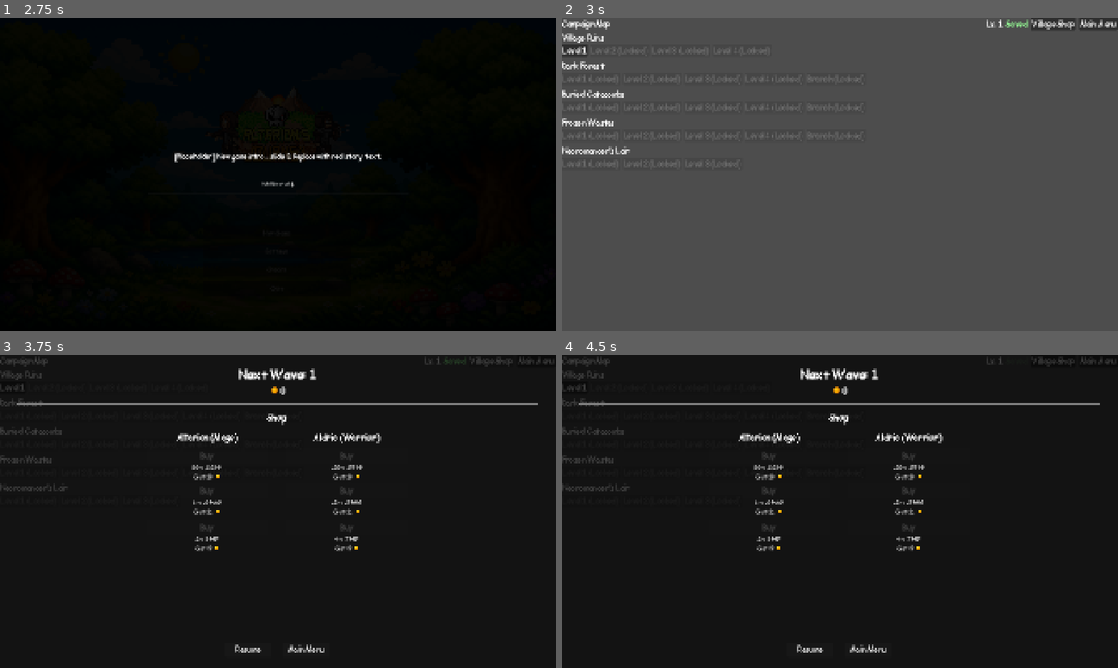
Above: before the commit, frames 1-4 (two rows, left to right).
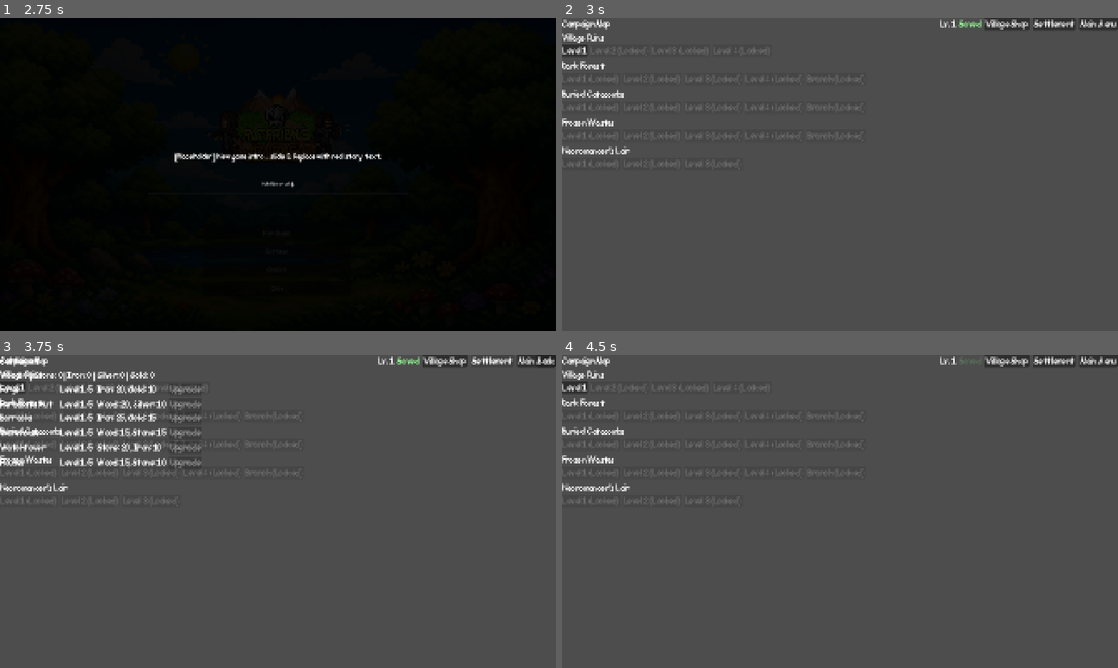
Above: after the commit, the same moments.

Repository: geniussjack/AlJourney
Game: Godot game, scene res://Scenes/UI/MainMenu.tscn
Same seed, same stepped clock (60 frames per second), same inputs: the game is played once before the commit and once after it.
Inputs (mouse positions are in pixels of both pictures, inside the frame that each line leads up to):
- Up to frame 1 (2.75 s): click "New Game" at 0.5 s; click "New Game" at 1.25 s; click "New Game" at 2 s
- Up to frame 2 (3 s): click "Settings" at 2.75 s
- Up to frame 3 (3.75 s): click (494, 361) at 3.5 s, where only the run after the commit has a clickable "Settlement"
- Up to frame 4 (4.5 s): click (1106, 361) at 4.25 s, where only the run after the commit has a clickable "Back"

Frame 1 is identical in both runs. In frame 2, 0.5% of the frame differs, in the area x 68-93%, y 0-4%; in frame 3, 99%; in frame 4, 99%, in the area x 0-100%, y 0-100%.

Commit message:
feat(settlement): add the buildings framework and Settlement screen
Second step of design document section 9. Stacks on the strategic
resource economy from #18 (this branch is based on
feat/settlement/strategic-resources, not develop directly, since the
buildings genuinely depend on that foundation — merge #18 first, or
merge this one, which includes it).

- BuildingData/BuildingDatabase: the 6 buildings agreed for v1
  (Forge/Herbalist/Barracks/Warehouse/Wall/Houses), each with a level
  cap and a per-level resource upgrade cost (linear scaling —
  placeholder balance, not final)
- SaveData.building_levels, persisted like everything else; buildings
  start at level 1 (already exist in basic form) rather than unbuilt
- GameStateManager.upgrade_building() spends the resources atomically
  via spend_strategic_resources() and raises the level on success
- new Settlement screen (built in code, like CampaignMapScene/ShopUI)
  listing every building's level, upgrade cost and an upgrade button;
  reachable from a new button on the campaign map

Diff:
--- a/Data/Languages/translations.csv
+++ b/Data/Languages/translations.csv
@@ -61,7 +61,24 @@
 UI_MAP_LOCKED,Locked,Заблокировано
 UI_MAP_COMPLETED,Completed,Пройдено
 UI_MAP_SHOP,Village Shop,Магазин поселения
+UI_MAP_SETTLEMENT,Settlement,Поселение
 UI_MAP_MAIN_MENU,Main Menu,В главное меню
+BUILDING_FORGE,Forge,Кузница
+BUILDING_HERBALIST,Herbalist's Hut,Травный домик
+BUILDING_BARRACKS,Barracks,Казарма
+BUILDING_WAREHOUSE,Warehouse,Склад
+BUILDING_WALL,Watchtower,Дозорная вышка
+BUILDING_HOUSES,Houses,Дома
+UI_SETTLEMENT_TITLE,Settlement,Поселение
+UI_SETTLEMENT_LEVEL,Level,Уровень
+UI_SETTLEMENT_MAX_LEVEL,Max Level,Макс. уровень
+UI_SETTLEMENT_UPGRADE,Upgrade,Улучшить
+UI_SETTLEMENT_BACK,Back,Назад
+STRATEGIC_RESOURCE_WOOD,Wood,Дерево
+STRATEGIC_RESOURCE_STONE,Stone,Камень
+STRATEGIC_RESOURCE_IRON,Iron,Железо
+STRATEGIC_RESOURCE_SILVER,Silver,Серебро
+STRATEGIC_RESOURCE_GOLD,Gold,Золото
 UI_MAP_SAVED,Saved,Сохранено
 UI_MAP_SAVE_FAILED,Save failed,Не удалось сохранить
 UI_PAUSE_SAVE,Save Game,Сохранить
--- /dev/null
+++ b/Scenes/UI/SettlementScene.tscn
@@ -0,0 +1,14 @@
+[gd_scene load_steps=3 format=3]
+
+[ext_resource type="Script" path="res://Scripts/UI/settlement_ui.gd" id="1_script"]
+[ext_resource type="Theme" path="res://Resources/Themes/game_theme.tres" id="2_theme"]
+
+[node name="SettlementScene" type="Control"]
+layout_mode = 3
+anchors_preset = 15
+anchor_right = 1.0
+anchor_bottom = 1.0
+grow_horizontal = 2
+grow_vertical = 2
+theme = ExtResource("2_theme")
+script = ExtResource("1_script")
--- /dev/null
+++ b/Scripts/Data/building_data.gd
@@ -0,0 +1,41 @@
+class_name BuildingData
+extends RefCounted
+## Data structure representing a settlement building's static definition
+## (see design document, section 9). Every building is tied to a concrete
+## gameplay mechanic — there are no purely decorative buildings.
+
+## The building's type.
+var type: GameEnums.BuildingType
+## Localization key for the building's display name.
+var name_key: String
+## The highest level this building can be upgraded to.
+var max_level: int
+## Strategic resource cost to upgrade from level 1 to level 2. Scales
+## linearly per level beyond that — see get_upgrade_cost(). Placeholder
+## balance, not final.
+var base_upgrade_cost: Dictionary[GameEnums.StrategicResource, int]
+
+## Builds a building definition from its type, name, level cap and base
+## upgrade cost.
+func _init(
+	type: GameEnums.BuildingType,
+	name_key: String,
+	max_level: int,
+	base_upgrade_cost: Dictionary[GameEnums.StrategicResource, int],
+) -> void:
+	self.type = type
+	self.name_key = name_key
+	self.max_level = max_level
+	self.base_upgrade_cost = base_upgrade_cost
+
+## Computes the resource cost to upgrade from the given current level to
+## the next one. Scales linearly with the current level — a placeholder
+## curve, not final balance. Returns an empty cost at or above max_level.
+func get_upgrade_cost(current_level: int) -> Dictionary[GameEnums.StrategicResource, int]:
+	if current_level >= max_level:
+		return {}
+
+	var scaled: Dictionary[GameEnums.StrategicResource, int] = {}
+	for resource: GameEnums.StrategicResource in base_upgrade_cost.keys():
+		scaled[resource] = base_upgrade_cost[resource] * current_level
+	return scaled
--- /dev/null
+++ b/Scripts/Data/building_database.gd
@@ -0,0 +1,59 @@
+class_name BuildingDatabase
+extends RefCounted
+## Static catalog of the settlement's buildings (see design document,
+## section 9). Level caps and upgrade costs are placeholder balance, not
+## final — the building set and each building's gameplay purpose are the
+## part that's actually settled.
+
+## Crafts and upgrades equipment; will also host rarity upgrades (design
+## document, section 10) once that system exists.
+static var forge: BuildingData = BuildingData.new(
+	GameEnums.BuildingType.FORGE, "BUILDING_FORGE", 5,
+	{GameEnums.StrategicResource.IRON: 20, GameEnums.StrategicResource.GOLD: 10} as Dictionary[GameEnums.StrategicResource, int]
+)
+
+## Brews battle potions (single-target heal, party heal, ultimate charge
+## fill) and speeds up mercenary recovery time.
+static var herbalist: BuildingData = BuildingData.new(
+	GameEnums.BuildingType.HERBALIST, "BUILDING_HERBALIST", 5,
+	{GameEnums.StrategicResource.WOOD: 20, GameEnums.StrategicResource.SILVER: 10} as Dictionary[GameEnums.StrategicResource, int]
+)
+
+## Recruits and trains mercenaries for the party's third slot.
+static var barracks: BuildingData = BuildingData.new(
+	GameEnums.BuildingType.BARRACKS, "BUILDING_BARRACKS", 5,
+	{GameEnums.StrategicResource.IRON: 25, GameEnums.StrategicResource.GOLD: 15} as Dictionary[GameEnums.StrategicResource, int]
+)
+
+## Raises the storage cap on strategic resources.
+static var warehouse: BuildingData = BuildingData.new(
+	GameEnums.BuildingType.WAREHOUSE, "BUILDING_WAREHOUSE", 5,
+	{GameEnums.StrategicResource.WOOD: 15, GameEnums.StrategicResource.STONE: 15} as Dictionary[GameEnums.StrategicResource, int]
+)
+
+## Defends the settlement against undead raids.
+static var wall: BuildingData = BuildingData.new(
+	GameEnums.BuildingType.WALL, "BUILDING_WALL", 5,
+	{GameEnums.StrategicResource.STONE: 20, GameEnums.StrategicResource.IRON: 10} as Dictionary[GameEnums.StrategicResource, int]
+)
+
+## Raises the cap on villagers that can be assigned to gather resources or
+## defend the settlement.
+static var houses: BuildingData = BuildingData.new(
+	GameEnums.BuildingType.HOUSES, "BUILDING_HOUSES", 5,
+	{GameEnums.StrategicResource.WOOD: 15, GameEnums.StrategicResource.STONE: 10} as Dictionary[GameEnums.StrategicResource, int]
+)
+
+## Every building, keyed by type.
+static var buildings: Dictionary[GameEnums.BuildingType, BuildingData] = {
+	GameEnums.BuildingType.FORGE: forge,
+	GameEnums.BuildingType.HERBALIST: herbalist,
+	GameEnums.BuildingType.BARRACKS: barracks,
+	GameEnums.BuildingType.WAREHOUSE: warehouse,
+	GameEnums.BuildingType.WALL: wall,
+	GameEnums.BuildingType.HOUSES: houses,
+}
+
+## Returns the building definition for the given type.
+static func get_building(type: GameEnums.BuildingType) -> BuildingData:
+	return buildings.get(type)
--- a/Scripts/Data/save_data.gd
+++ b/Scripts/Data/save_data.gd
@@ -33,6 +33,12 @@
 ## least once. Uncapped for now — the Warehouse building will introduce a
 ## storage limit once it exists.
 var strategic_resources: Dictionary[GameEnums.StrategicResource, int] = {}
+
+## Current level of each settlement building, keyed by type. Buildings
+## start at level 1 (already exist in a basic form) rather than unbuilt —
+## upgrading raises their level and unlocks better bonuses/recipes.
+## Missing keys mean level 1, same as a fresh save.
+var building_levels: Dictionary[GameEnums.BuildingType, int] = {}
 
 ## The Mage's current health.
 var mage_health: int = 0
@@ -149,6 +155,10 @@
 	for resource: GameEnums.StrategicResource in strategic_resources.keys():
 		strategic_resources_dict[GameEnums.StrategicResource.keys()[resource]] = strategic_resources[resource]
 
+	var building_levels_dict: Dictionary = {}
+	for building: GameEnums.BuildingType in building_levels.keys():
+		building_levels_dict[GameEnums.BuildingType.keys()[building]] = building_levels[building]
+
 	return {
 		"schemaVersion": schema_version,
 		"currentWave": current_wave,
@@ -157,6 +167,7 @@
 		"completedLevelIds": completed_level_ids,
 		"coins": coins,
 		"strategicResources": strategic_resources_dict,
+		"buildingLevels": building_levels_dict,
 		"partyLevel": party_level,
 		"partyXp": party_xp,
 		"mageHealth": mage_health,
@@ -195,6 +206,11 @@
 	for resource_key: String in strategic_resources_dict.keys():
 		save.strategic_resources[GameEnums.StrategicResource[resource_key]] = int(strategic_resources_dict[resource_key])
 
+	save.building_levels = {}
+	var building_levels_dict: Dictionary = data.get("buildingLevels", {})
+	for building_key: String in building_levels_dict.keys():
+		save.building_levels[GameEnums.BuildingType[building_key]] = int(building_levels_dict[building_key])
+
 	save.party_level = int(data.get("partyLevel", 1))
 	save.party_xp = int(data.get("partyXp", 0))
 
--- a/Scripts/Managers/game_state_manager.gd
+++ b/Scripts/Managers/game_state_manager.gd
@@ -11,6 +11,8 @@
 ## Raised when a strategic resource's stored amount changes (settlement
 ## economy — see design document, section 9).
 signal strategic_resource_changed(resource: GameEnums.StrategicResource, new_amount: int)
+## Raised when a settlement building's level increases.
+signal building_upgraded(building: GameEnums.BuildingType, new_level: int)
 ## Raised when the heroes' stats are updated.
 signal hero_stats_changed
 ## Raised when the shared party level increases. Carries the new level —
@@ -193,6 +195,41 @@
 		strategic_resource_changed.emit(resource, new_amount)
 
 	print("[GameStateManager] Spent strategic resources: %s" % costs)
+	return true
+
+## Returns the current level of the given settlement building. A building
+## that has never been upgraded reads as level 1 (buildings start already
+## built in a basic form — see SaveData.building_levels).
+func get_building_level(building: GameEnums.BuildingType) -> int:
+	return current_save.building_levels.get(building, 1) if current_save != null else 1
+
+## Attempts to upgrade the given building by one level: computes its cost
+## via BuildingDatabase from the current level, spends the resources
+## atomically, and raises the level on success.
+## Returns true if the building was successfully upgraded.
+func upgrade_building(building: GameEnums.BuildingType) -> bool:
+	if current_save == null:
+		return false
+
+	var data: BuildingData = BuildingDatabase.get_building(building)
+	if data == null:
+		return false
+
+	var current_level: int = get_building_level(building)
+	if current_level >= data.max_level:
+		print("[GameStateManager] %s is already at max level" % GameEnums.BuildingType.keys()[building])
+		return false
+
+	var cost: Dictionary[GameEnums.StrategicResource, int] = data.get_upgrade_cost(current_level)
+	if not spend_strategic_resources(cost):
+		print("[GameStateManager] Cannot afford to upgrade %s" % GameEnums.BuildingType.keys()[building])
+		return false
+
+	var new_level: int = current_level + 1
+	current_save.building_levels[building] = new_level
+	building_upgraded.emit(building, new_level)
+
+	print("[GameStateManager] Upgraded %s to level %d" % [GameEnums.BuildingType.keys()[building], new_level])
 	return true
 
 ## Grants the party shared XP, applying as many level-ups as the amount
--- a/Scripts/Managers/scene_manager.gd
+++ b/Scripts/Managers/scene_manager.gd
@@ -128,6 +128,11 @@
 	GameStateManager.change_state(GameEnums.GameState.SHOP)
 	show_overlay("res://Scenes/UI/ShopScene.tscn")
 
+## Navigates to the settlement screen (buildings — see design document,
+## section 9), accessible from the campaign map like the shop.
+func go_to_settlement() -> void:
+	show_overlay("res://Scenes/UI/SettlementScene.tscn")
+
 ## Shows the "Game Over" screen after a defeat. Unlike a true
 ## GameStateManager.end_game(), a defeat no longer ends the session:
 ## progress is kept, and the player heals up and returns to the campaign
--- a/Scripts/Scenes/campaign_map_scene.gd
+++ b/Scripts/Scenes/campaign_map_scene.gd
@@ -90,6 +90,11 @@
 	shop_button.pressed.connect(SceneManager.go_to_shop)
 	top_bar.add_child(shop_button)
 
+	var settlement_button := Button.new()
+	settlement_button.text = tr("UI_MAP_SETTLEMENT")
+	settlement_button.pressed.connect(SceneManager.go_to_settlement)
+	top_bar.add_child(settlement_button)
+
 	var main_menu_button := Button.new()
 	main_menu_button.text = tr("UI_MAP_MAIN_MENU")
 	main_menu_button.pressed.connect(SceneManager.go_to_main_menu)
--- /dev/null
+++ b/Scripts/UI/settlement_ui.gd
@@ -0,0 +1,151 @@
+extends Control
+## UI for the settlement screen: shows every building's current level and
+## lets the player spend strategic resources to upgrade them (see design
+## document, section 9). Built entirely in code, similar to
+## CampaignMapScene/ShopUI — the scene file only carries the root Control.
+
+var _resources_label: Label
+var _building_rows: Dictionary[GameEnums.BuildingType, Dictionary] = {}
+
+## Builds the whole settlement layout and subscribes to state changes.
+func _ready() -> void:
+	set_anchors_preset(Control.PRESET_FULL_RECT)
+
+	var root := VBoxContainer.new()
+	root.set_anchors_preset(Control.PRESET_FULL_RECT)
+	root.add_theme_constant_override("separation", 12)
+	add_child(root)
+
+	root.add_child(_build_top_bar())
+
+	_resources_label = Label.new()
+	root.add_child(_resources_label)
+
+	var scroll := ScrollContainer.new()
+	scroll.size_flags_vertical = Control.SIZE_EXPAND_FILL
+	root.add_child(scroll)
+
+	var buildings_container := VBoxContainer.new()
+	buildings_container.add_theme_constant_override("separation", 8)
+	scroll.add_child(buildings_container)
+
+	for building: GameEnums.BuildingType in GameEnums.BuildingType.values():
+		buildings_container.add_child(_build_building_row(building))
+
+	GameStateManager.strategic_resource_changed.connect(_on_strategic_resource_changed)
+	GameStateManager.building_upgraded.connect(_on_building_upgraded)
+
+	_refresh_resources_label()
+	for building: GameEnums.BuildingType in _building_rows.keys():
+		_refresh_building_row(building)
+
+	print("[SettlementUI] Initialized")
+
+## Builds the title/back top bar.
+func _build_top_bar() -> HBoxContainer:
+	var top_bar := HBoxContainer.new()
+	top_bar.add_theme_constant_override("separation", 12)
+
+	var title := Label.new()
+	title.text = tr("UI_SETTLEMENT_TITLE")
+	title.size_flags_horizontal = Control.SIZE_EXPAND_FILL
+	top_bar.add_child(title)
+
+	var back_button := Button.new()
+	back_button.text = tr("UI_SETTLEMENT_BACK")
+	back_button.pressed.connect(_on_back_pressed)
+	top_bar.add_child(back_button)
+
+	return top_bar
+
+## Builds a single building's row: name, level, upgrade cost and button.
+## Caches the row's controls in _building_rows for later refreshes.
+func _build_building_row(building: GameEnums.BuildingType) -> HBoxContainer:
+	var data: BuildingData = BuildingDatabase.get_building(building)
+
+	var row := HBoxContainer.new()
+	row.add_theme_constant_override("separation", 12)
+
+	var name_label := Label.new()
+	name_label.text = tr(data.name_key)
+	name_label.custom_minimum_size = Vector2(200, 0)
+	row.add_child(name_label)
+
+	var level_label := Label.new()
+	row.add_child(level_label)
+
+	var cost_label := Label.new()
+	cost_label.size_flags_horizontal = Control.SIZE_EXPAND_FILL
+	row.add_child(cost_label)
+
+	var upgrade_button := Button.new()
+	upgrade_button.text = tr("UI_SETTLEMENT_UPGRADE")
+	upgrade_button.pressed.connect(func() -> void: _on_upgrade_pressed(building))
+	row.add_child(upgrade_button)
+
+	_building_rows[building] = {
+		"level_label": level_label,
+		"cost_label": cost_label,
+		"upgrade_button": upgrade_button,
+	}
+
+	return row
+
+## Refreshes the resource totals label.
+func _refresh_resources_label() -> void:
+	var parts: Array[String] = []
+	for resource: GameEnums.StrategicResource in GameEnums.StrategicResource.values():
+		parts.append("%s: %d" % [tr(_resource_name_key(resource)), GameStateManager.get_strategic_resource(resource)])
+	_resources_label.text = " | ".join(parts)
+
+## Refreshes one building row's level/cost text and the upgrade button's
+## enabled state.
+func _refresh_building_row(building: GameEnums.BuildingType) -> void:
+	var data: BuildingData = BuildingDatabase.get_building(building)
+	var row: Dictionary = _building_rows[building]
+	var level_label: Label = row["level_label"]
+	var cost_label: Label = row["cost_label"]
+	var upgrade_button: Button = row["upgrade_button"]
+
+	var current_level: int = GameStateManager.get_building_level(building)
+	level_label.text = "%s %d/%d" % [tr("UI_SETTLEMENT_LEVEL"), current_level, data.max_level]
+
+	if current_level >= data.max_level:
+		cost_label.text = tr("UI_SETTLEMENT_MAX_LEVEL")
+		upgrade_button.disabled = true
+		return
+
+	var cost: Dictionary[GameEnums.StrategicResource, int] = data.get_upgrade_cost(current_level)
+	var cost_parts: Array[String] = []
+	var can_afford: bool = true
+	for resource: GameEnums.StrategicResource in cost.keys():
+		cost_parts.append("%s: %d" % [tr(_resource_name_key(resource)), cost[resource]])
+		if GameStateManager.get_strategic_resource(resource) < cost[resource]:
+			can_afford = false
+	cost_label.text = ", ".join(cost_parts)
+	upgrade_button.disabled = not can_afford
+
+## Returns the localization key for a strategic resource's display name.
+static func _resource_name_key(resource: GameEnums.StrategicResource) -> String:
+	return "STRATEGIC_RESOURCE_%s" % GameEnums.StrategicResource.keys()[resource]
+
+func _on_strategic_resource_changed(_resource: GameEnums.StrategicResource, _new_amount: int) -> void:
+	_refresh_resources_label()
+	for building: GameEnums.BuildingType in _building_rows.keys():
+		_refresh_building_row(building)
+
+func _on_building_upgraded(building: GameEnums.BuildingType, _new_level: int) -> void:
+	_refresh_building_row(building)
+
+func _on_upgrade_pressed(building: GameEnums.BuildingType) -> void:
+	GameStateManager.upgrade_building(building)
+
+func _on_back_pressed() -> void:
+	queue_free()
+
+## Unsubscribes from global state when the screen closes.
+func _exit_tree() -> void:
+	if GameStateManager.strategic_resource_changed.is_connected(_on_strategic_resource_changed):
+		GameStateManager.strategic_resource_changed.disconnect(_on_strategic_resource_changed)
+	if GameStateManager.building_upgraded.is_connected(_on_building_upgraded):
+		GameStateManager.building_upgraded.disconnect(_on_building_upgraded)
Not shown, added: Scripts/Data/building_data.gd.uid
Not shown, added: Scripts/Data/building_database.gd.uid
Not shown, added: Scripts/UI/settlement_ui.gd.uid
